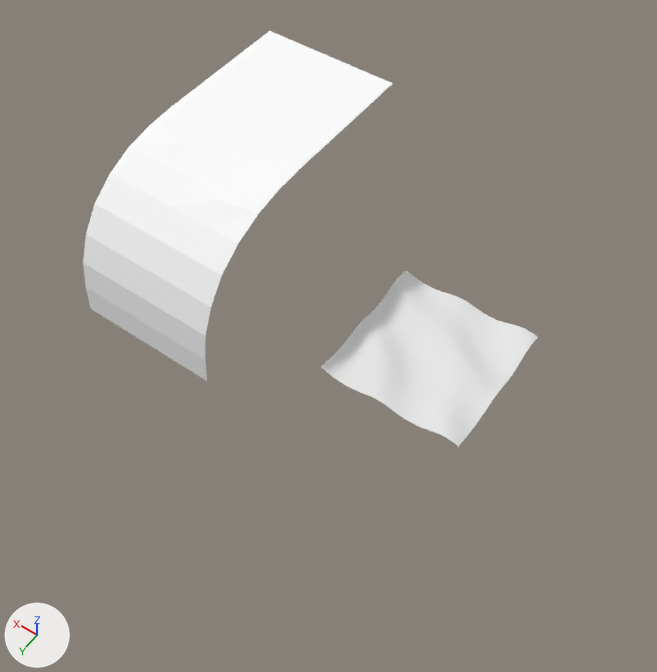
The Blender file RANDOM/untitled.blend: old version first, new version second.
Both versions are drawn from a camera (50 mm lens) standing at (-3.0, 6.42, 9.22) and looking at (1.36, 0.32, -0.37). The lights are fixed; the arrows at lower left show +X, +Y and +Z.

The older version as bpy lines, for what is in view:
```python
me_plane_001 = bpy.data.meshes.new('Plane.001')
me_plane_001.from_pydata(...)  # 50 vertices, 34 faces; spans x -1.0..1.0, y -3.0..1.0, z 0.0..2.0
me_plane_001.materials.append(mat_material_005)  # its picture is missing
me_plane_004 = bpy.data.meshes.new('Plane.004')
me_plane_004.from_pydata(...)  # 4225 vertices, 4096 faces; spans x -1.0..1.0, y -1.0..1.0, z -0.1..0.03
me_plane_004.polygons.foreach_set('use_smooth', [True] * 4096)
me_plane_004.materials.append(mat_material_003)  # its picture is missing
ob_plane_003 = bpy.data.objects.new('Plane.003', me_plane_001)
ob_plane_003.location = (3.0, 1.0, 0.0)
ob_plane_004 = bpy.data.objects.new('Plane.004', me_plane_004)
ob_plane_004.location = (0.0, 0.0, 0.0)
```
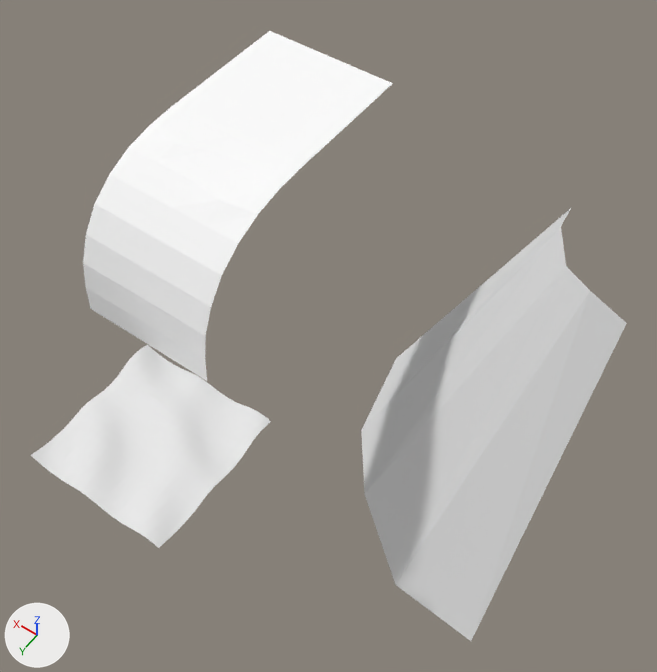
Pixel boxes [x1, y1, x2, y2] of what changed, in the pictures (657 x 672 px):
'Cylinder.002', added
    after: [361, 207, 627, 641]
'Plane.004', moved
    before: [320, 270, 538, 446]
    after: [31, 345, 271, 548]

Edits to the bpy script that builds the scene:
```text
Add me_cylinder_002:
    me_cylinder_002.from_pydata([(0.0, 1.08, -1.08), (0.0, 0.4, 0.4), (0.76, 0.76, -1.08), (0.28, 0.28, 0.4), (1.08, 0.0, -1.08), (0.4, 0.0, 0.4), (1.01, 0.42, -1.19), (0.38, 0.16, 0.44), (0.42, 1.01, -1.19), (0.16, 0.38, 0.44)], [], [(8, 9, 3, 2), (6, 7, 5, 4), (2, 3, 7, 6), (0, 1, 9, 8)])
    me_cylinder_002.materials.append(mat_material_003)  # its picture is missing
Change ob_plane_004:
    ob_plane_004.location: (0.0, 0.0, 0.0) -> (2.0, 3.0, 0.0)
Add ob_cylinder_002:
    ob_cylinder_002 = bpy.data.objects.new('Cylinder.002', me_cylinder_002)
    ob_cylinder_002.location = (-2.0, -2.0, 0.0)
    ob_cylinder_002.scale = (3.3, 3.3, 3.3)
```
